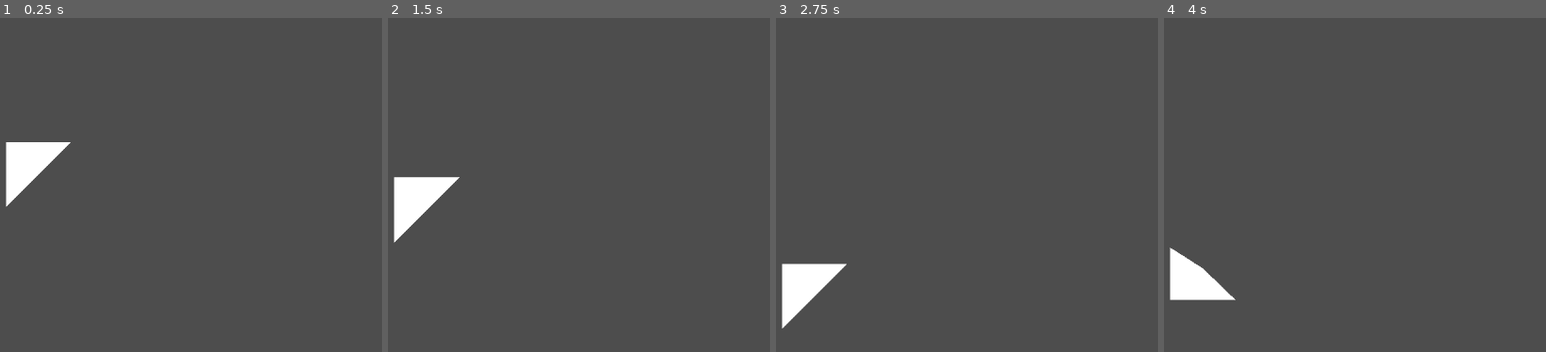
Above: before the commit, frames 1-4 (left to right).
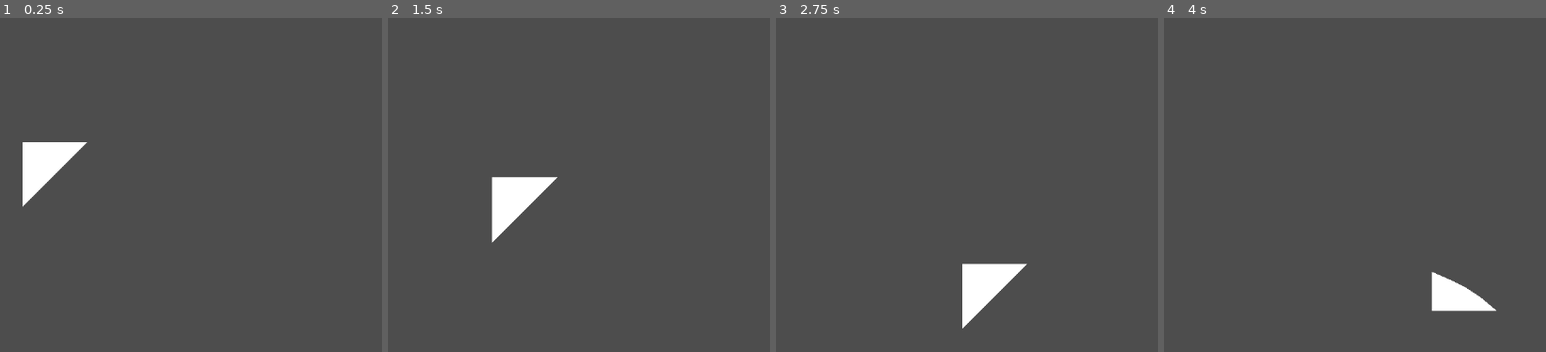
Above: after the commit, the same moments.

Repository: Exis10tial/Material-Point-Method-in-Godot
Game: Godot game, scene res://Simulation.tscn
Two runs of this game, one before a commit and one after it. Both use one fixed random seed, a clock stepped at 60 frames per second and the inputs below.
Inputs:
- Up to frame 1 (0.25 s): no input
- Up to frame 2 (1.5 s): no input
- Up to frame 3 (2.75 s): no input
- Up to frame 4 (4 s): no input

The runs differ from the first frame. In frame 1, 1.5% of the frame differs, in the area x 1-23%, y 37-57%; in frame 2, 3.5%, in the area x 1-45%, y 47-68%; in frame 3, 3.4%; in frame 4, 2.7%.

Commit message:
meshforge
--- small error correction (when trying to subdivide the polygon further)

Diff:
--- a/[MLS] Material Point Method/MeshForge.gd
+++ b/[MLS] Material Point Method/MeshForge.gd
@@ -144,8 +144,8 @@
 	]
 
 	### different/seperate ways to break down an original polygon...
-	var subdivide_only : bool = false
-	var subdivide_into_pieces : bool = true
+	var subdivide_only : bool = true
+	var subdivide_into_pieces : bool = false
 
 	### if both are false use the default given points...
 	#both can be true:: subdivide into pieces first then add subdivide points...
@@ -159,7 +159,7 @@
 
 	if subdivide_only == true and subdivide_into_pieces == false:
 		###...
-		var subdivide_rank = 1
+		var subdivide_rank = 2
 		var median_of_ = Vector2(0,0)
 		var number_of_vertices = 3
 
@@ -226,7 +226,7 @@
 			part_d = 0
 
 			while true:
-				if len(build_vertices) >= number_of_vertices:
+				if len(build_vertices) >= len(polygon['vertices'])+len(polygon['medians']):
 					break
 
 				if created_count >= 2:
@@ -440,7 +440,7 @@
 	### constitution/composition of the substance...
 	#constitutive models to simulate...
 
-	#""" null-void
+	""" null-void
 	physical_matter.coefficient_of_restitution = 1.0
 	physical_matter.coefficient_of_static_friction = 0.5
 	physical_matter.coefficient_of_kinetic_friction = 0.75
@@ -450,7 +450,7 @@
 	physical_matter.poisson_ratio = 0.0
 	physical_matter.youngs_modulus = 0.0
 	#"""
-	""" hyperelastic model
+	#""" hyperelastic model
 	physical_matter.coefficient_of_restitution = .9 #rubber
 	physical_matter.coefficient_of_static_friction = 0.8 #rubber
 	physical_matter.coefficient_of_kinetic_friction = 0.6 #rubber
@@ -523,8 +523,8 @@
 			var particle = effigy.get_polygon()[identify_particle]
 
 			physical_matter.inner_workings['mass'] = physical_matter.mass / len(physical_matter.associate_polygon_to_particle.keys())
-			physical_matter.inner_workings['velocity'] = Vector2(0.0,0.0)
-			physical_matter.inner_workings['initial velocity'] = Vector2(0,0)
+			physical_matter.inner_workings['velocity'] = Vector2(100.0,0.0)
+			physical_matter.inner_workings['initial velocity'] = Vector2(0.0,0.0)
 			physical_matter.inner_workings['volume'] = physical_matter.volume / len(physical_matter.associate_polygon_to_particle.keys())
 			physical_matter.inner_workings['stress'] = [1.0,1.0,1.0,1.0]
 			physical_matter.inner_workings['B'] = [0,0,0,0]
